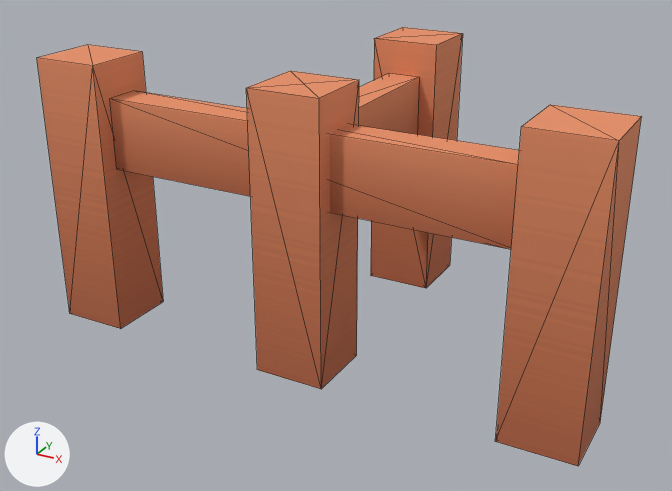
Renders of the glTF model assets/models/construction/walls/t.glb from each side of a commit.
The view is the same before and after, from a 50 mm lens placed at (0.732, -1.227, 0.851), pointed at (-0.02, 0.14, 0.168). Arrows for +X, +Y and +Z are at lower left; the lights stay in place. The first picture is the older version. Mesh edges are drawn as thin lines. Where no turn or scale is listed for an object, it has been applied to the vertices.

The older version as bpy lines, for what is in view:
```python
me_wood_structure_part_011 = bpy.data.meshes.new('wood-structure-part.011')
me_wood_structure_part_011.from_pydata(...)  # 49 vertices, 66 faces; spans x -0.5..0.5, y -0.064..0.5, z 0.0..0.5
me_wood_structure_part_011.materials.append(mat_colormap_159)  # picture img_colormap
ob_wood_structure_part_010 = bpy.data.objects.new('wood-structure-part.010', me_wood_structure_part_011)
ob_wood_structure_part_010.location = (0.0, 0.0, 0.0)
```
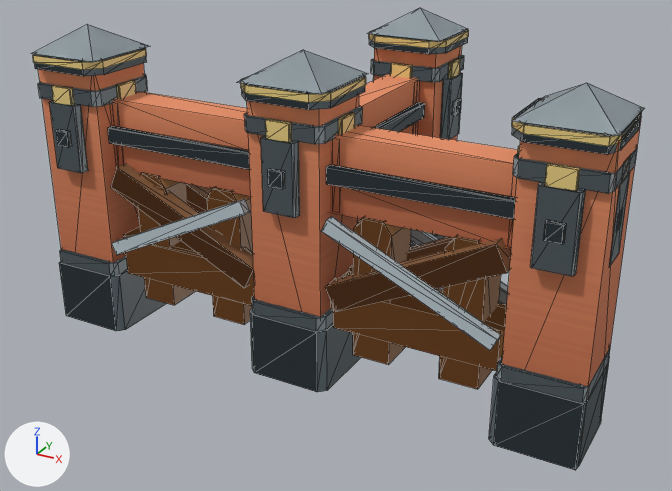
Boxes (x1, y1, x2, y2) around the edits, measured in the pictures (672 x 491 px):
'upgrade_wall_level_8', added
    after: (31, 8, 645, 470)
'upgrade_wall_level_6', added
    after: (38, 74, 511, 392)
'upgrade_wall_level_2', added
    after: (103, 57, 611, 194)
'upgrade_wall_level_4', added
    after: (42, 56, 464, 313)
'upgrade_wall_level_5', added (mostly hidden)
    after: (125, 227, 510, 331)
'upgrade_wall_level_7', added
    after: (207, 198, 252, 325)
'upgrade_wall_level_3', added
    after: (615, 147, 638, 190)

The change, as a diff of the scene's bpy script:
```diff
--- a/assets/models/construction/walls/t.glb.py
+++ b/assets/models/construction/walls/t.glb.py
@@ mat_upgrade_shell @@
+mat_upgrade_shell = bpy.data.materials.new('upgrade_shell')
+mat_upgrade_shell.use_nodes = True; mat_upgrade_shell.node_tree.nodes.clear()
+_N = mat_upgrade_shell.node_tree.nodes; _L = mat_upgrade_shell.node_tree.links
+n0 = _N.new('ShaderNodeBsdfPrincipled'); n0.name = 'Principled BSDF'
+n0.inputs[2].default_value = 0.4  # 'Roughness'
+n1 = _N.new('ShaderNodeOutputMaterial'); n1.name = 'Material Output'
+n2 = _N.new('ShaderNodeVertexColor'); n2.name = 'Color Attribute'
+_L.new(n0.outputs[0], n1.inputs[0])  # 'BSDF' to 'Surface'
+_L.new(n2.outputs[0], n0.inputs[0])  # 'Color' to 'Base Color'
@@ me_upgrade_wall_level_8 @@
+me_upgrade_wall_level_8.from_pydata(...)  # 1348 vertices, 2319 faces; spans x -0.501..0.501, y -0.09..0.501, z 0.0..0.553
+me_upgrade_wall_level_8.materials.append(mat_upgrade_shell)
@@ me_upgrade_wall_level_7 @@
+me_upgrade_wall_level_7.from_pydata(...)  # 1004 vertices, 1726 faces; spans x -0.501..0.501, y -0.09..0.501, z 0.0..0.553
+me_upgrade_wall_level_7.materials.append(mat_upgrade_shell)
@@ me_upgrade_wall_level_6 @@
+me_upgrade_wall_level_6.from_pydata(...)  # 824 vertices, 1430 faces; spans x -0.501..0.501, y -0.09..0.501, z 0.0..0.457
+me_upgrade_wall_level_6.materials.append(mat_upgrade_shell)
@@ me_upgrade_wall_level_5 @@
+me_upgrade_wall_level_5.from_pydata(...)  # 752 vertices, 1310 faces; spans x -0.501..0.501, y -0.09..0.501, z 0.0..0.457
+me_upgrade_wall_level_5.materials.append(mat_upgrade_shell)
@@ me_upgrade_wall_level_4 @@
+me_upgrade_wall_level_4.from_pydata(...)  # 224 vertices, 380 faces; spans x -0.501..0.501, y -0.072..0.501, z 0.11..0.457
+me_upgrade_wall_level_4.materials.append(mat_upgrade_shell)
@@ me_upgrade_wall_level_3 @@
+me_upgrade_wall_level_3.from_pydata(...)  # 176 vertices, 308 faces; spans x -0.501..0.501, y -0.072..0.501, z 0.11..0.457
+me_upgrade_wall_level_3.materials.append(mat_upgrade_shell)
@@ me_upgrade_wall_level_2 @@
+me_upgrade_wall_level_2.from_pydata(...)  # 128 vertices, 224 faces; spans x -0.501..0.501, y -0.072..0.501, z 0.112..0.457
+me_upgrade_wall_level_2.materials.append(mat_upgrade_shell)
@@ ob_upgrade_wall_level_8 @@
+ob_upgrade_wall_level_8 = bpy.data.objects.new('upgrade_wall_level_8', me_upgrade_wall_level_8)
+ob_upgrade_wall_level_8.location = (0.0, 0.0, 0.0)
@@ ob_upgrade_wall_level_7 @@
+ob_upgrade_wall_level_7 = bpy.data.objects.new('upgrade_wall_level_7', me_upgrade_wall_level_7)
+ob_upgrade_wall_level_7.location = (0.0, 0.0, 0.0)
@@ ob_upgrade_wall_level_6 @@
+ob_upgrade_wall_level_6 = bpy.data.objects.new('upgrade_wall_level_6', me_upgrade_wall_level_6)
+ob_upgrade_wall_level_6.location = (0.0, 0.0, 0.0)
@@ ob_upgrade_wall_level_5 @@
+ob_upgrade_wall_level_5 = bpy.data.objects.new('upgrade_wall_level_5', me_upgrade_wall_level_5)
+ob_upgrade_wall_level_5.location = (0.0, 0.0, 0.0)
@@ ob_upgrade_wall_level_4 @@
+ob_upgrade_wall_level_4 = bpy.data.objects.new('upgrade_wall_level_4', me_upgrade_wall_level_4)
+ob_upgrade_wall_level_4.location = (0.0, 0.0, 0.0)
@@ ob_upgrade_wall_level_3 @@
+ob_upgrade_wall_level_3 = bpy.data.objects.new('upgrade_wall_level_3', me_upgrade_wall_level_3)
+ob_upgrade_wall_level_3.location = (0.0, 0.0, 0.0)
@@ ob_upgrade_wall_level_2 @@
+ob_upgrade_wall_level_2 = bpy.data.objects.new('upgrade_wall_level_2', me_upgrade_wall_level_2)
+ob_upgrade_wall_level_2.location = (0.0, 0.0, 0.0)
```
